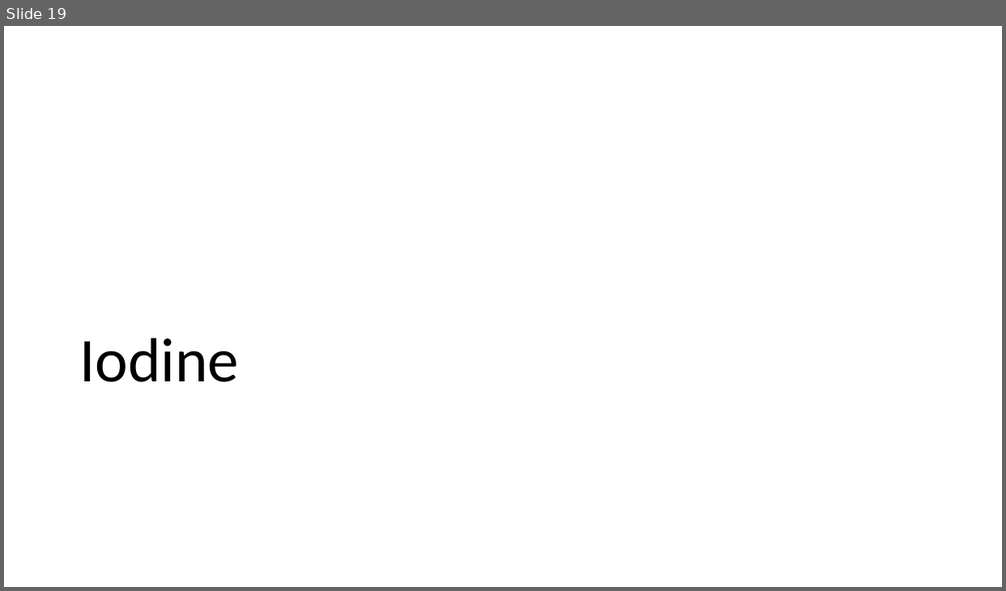
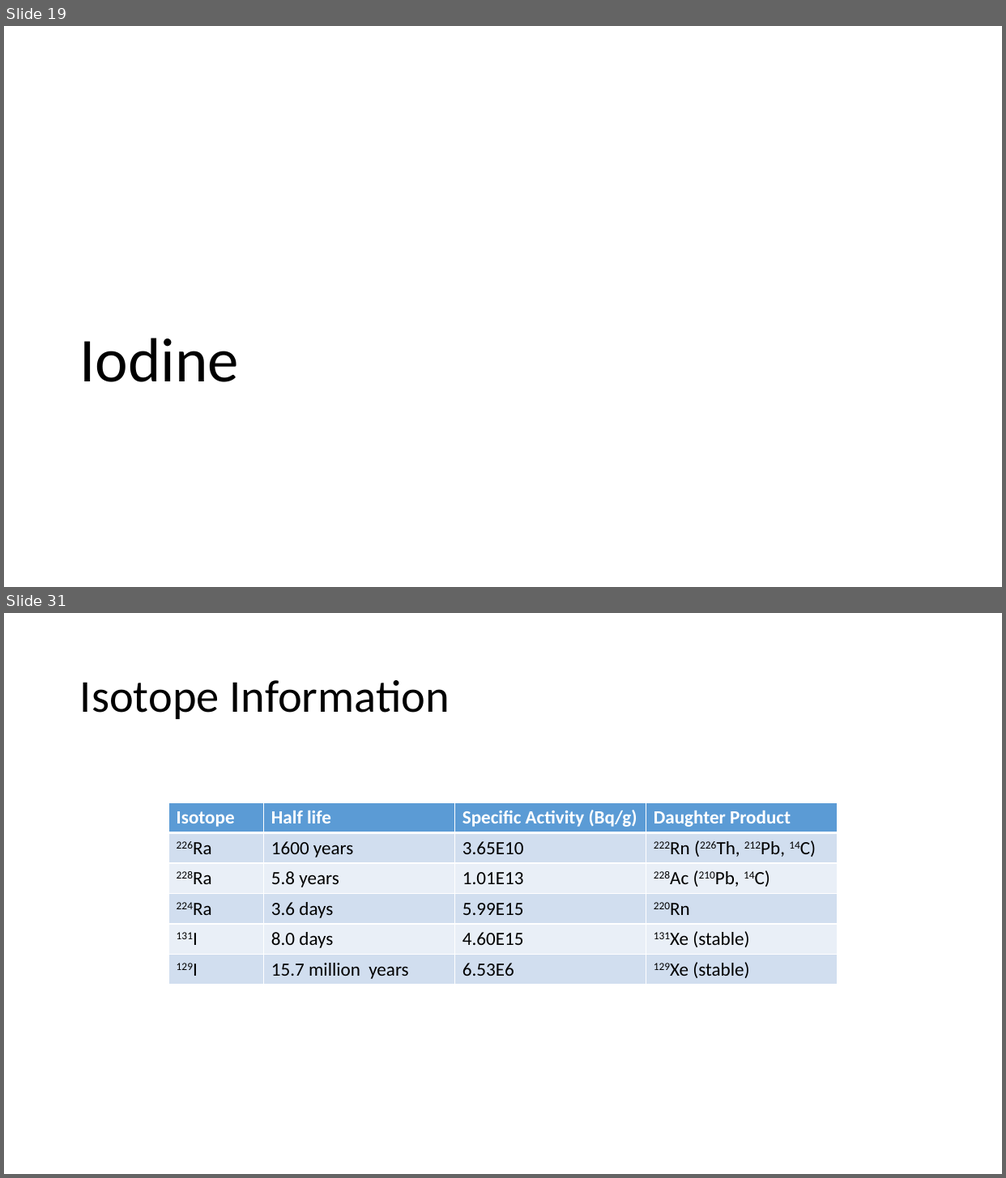
Before and after one commit to machen/Thesis-Proposal, a slide deck: Presentation.pptx. Shown one above the other, each under a label of ours: slide 19 before the commit, slides 19 and 31 after it; the slides between them are not shown. The pictures are 1006x591 and 1006x1178 pixels, drawn with LibreOffice and Linux fonts; fonts in the diff are those of the drawing. Boxes give left, top, right and bottom in pixels: in the first picture for what was removed or moved away, otherwise in the second. Text is boxed around its words. In the diff, an @@ line names an element or a change of style, - is before the commit and + after.

Commit message:
Presentation final draft
Completion of presentation to committee. Need to develop specific
hypotheses to further constrain the work.

```diff
--- a/Presentation.pptx
+++ b/Presentation.pptx
@@ slide 31 added at <box>4,613,1002,1174</box>, background #FFFFFF @@
@@ title added at <box>80,680,449,719</box>, 44 pt, text #000000 @@
+Isotope Information
@@ table added at <box>168,803,837,984</box>, 6 rows, 4 columns @@
+Isotope | Half life | Specific Activity (Bq/g) | Daughter Product
+226Ra | 1600 years | 3.65E10 | 222Rn (226Th, 212Pb, 14C)
+228Ra | 5.8 years | 1.01E13 | 228Ac (210Pb, 14C)
+224Ra | 3.6 days | 5.99E15 | 220Rn
+131I | 8.0 days | 4.60E15 | 131Xe (stable)
+129I | 15.7 million years | 6.53E6 | 129Xe (stable)
```
Also in this commit, not shown: 10 slides changed, 10 other slides added, 5 slides removed, 10 other files.
